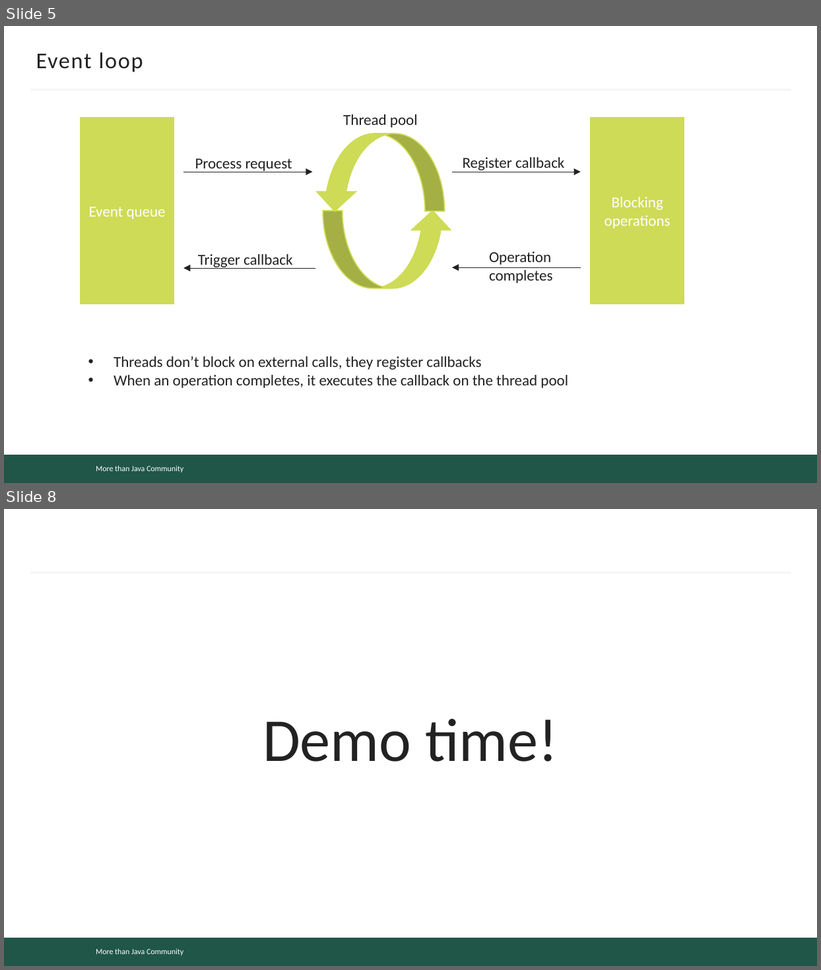
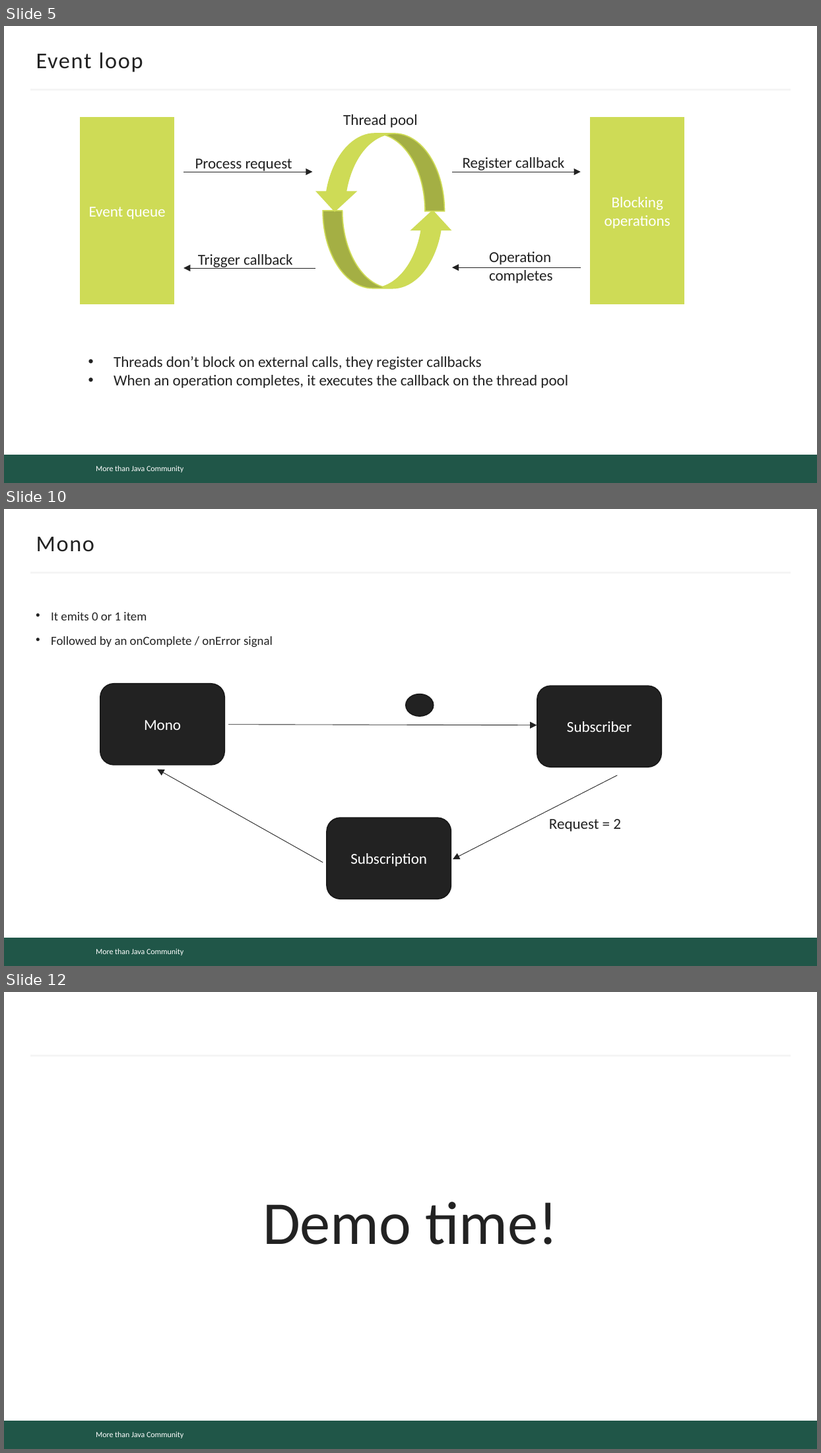
Before and after one commit to mjc-school/mentors-handsbook, a slide deck: light-talks/reactive/reactive.pptx. Shown one above the other, each under a label of ours: slides 5 and 8 before the commit, slides 5, 10 and 12 after it; the slides between them are not shown. The pictures are 821x970 and 821x1453 pixels, drawn with LibreOffice and Linux fonts; fonts in the diff are those of the drawing; background and template pictures are left out. Boxes give left, top, right and bottom in pixels: in the first picture for what was removed or moved away, otherwise in the second. Text is boxed around its words. In the diff, an @@ line names an element or a change of style, - is before the commit and + after.

```diff
--- a/light-talks/reactive/reactive.pptx
+++ b/light-talks/reactive/reactive.pptx
@@ slide 10 added at <box>4,509,817,966</box>, background #FFFFFF; not listed: 3 template elements that a slide beside it also shows @@
@@ title added at <box>36,537,94,552</box>, 20 pt, text #222222 @@
+Mono
@@ text added at <box>51,612,273,647</box>, 11 pt, text #222222 @@
+• It emits 0 or 1 item
+• Followed by an onComplete / onError signal
@@ rounded rectangle added at <box>100,684,224,765</box>, fill #222222, outline #191919 1 pt, 13.5 pt, text #FFFFFF @@
+Mono
@@ rounded rectangle added at <box>537,687,662,768</box>, fill #222222, outline #191919 1 pt, 13.5 pt, text #FFFFFF @@
+Subscriber
@@ ellipse added at <box>406,694,433,716</box>, fill #222222, outline #191919 1 pt @@
@@ arrow added from (228, 724) to (537, 725), #222222 0.5 pt @@
@@ arrow added from (323, 863) to (158, 769), #222222 0.5 pt @@
@@ arrow added from (617, 776) to (453, 859), #222222 0.5 pt @@
@@ rounded rectangle added at <box>327,818,451,899</box>, fill #222222, outline #191919 1 pt, 13.5 pt, text #FFFFFF @@
+Subscription
@@ text added at <box>549,819,621,832</box>, 13.5 pt, text #222222 @@
+Request = 2
@@ what was slide 8 is now slide 12 @@
```
Also in this commit, not shown: 4 slides changed, 3 other slides added, 1 other file.
